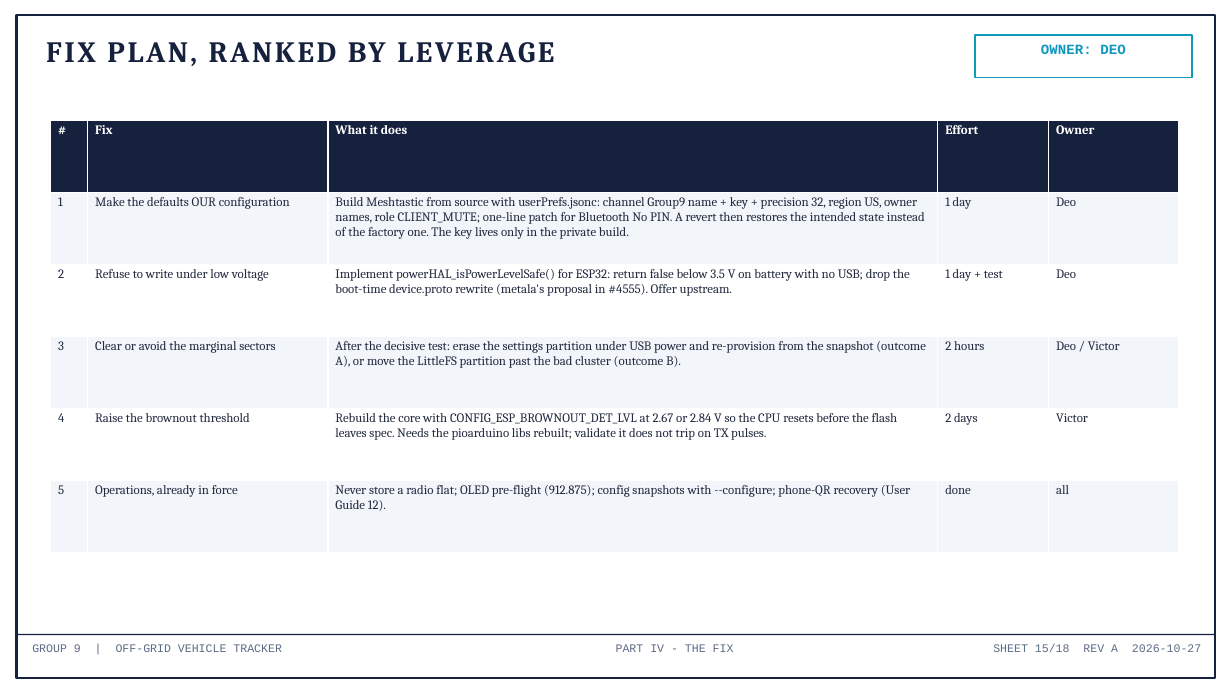
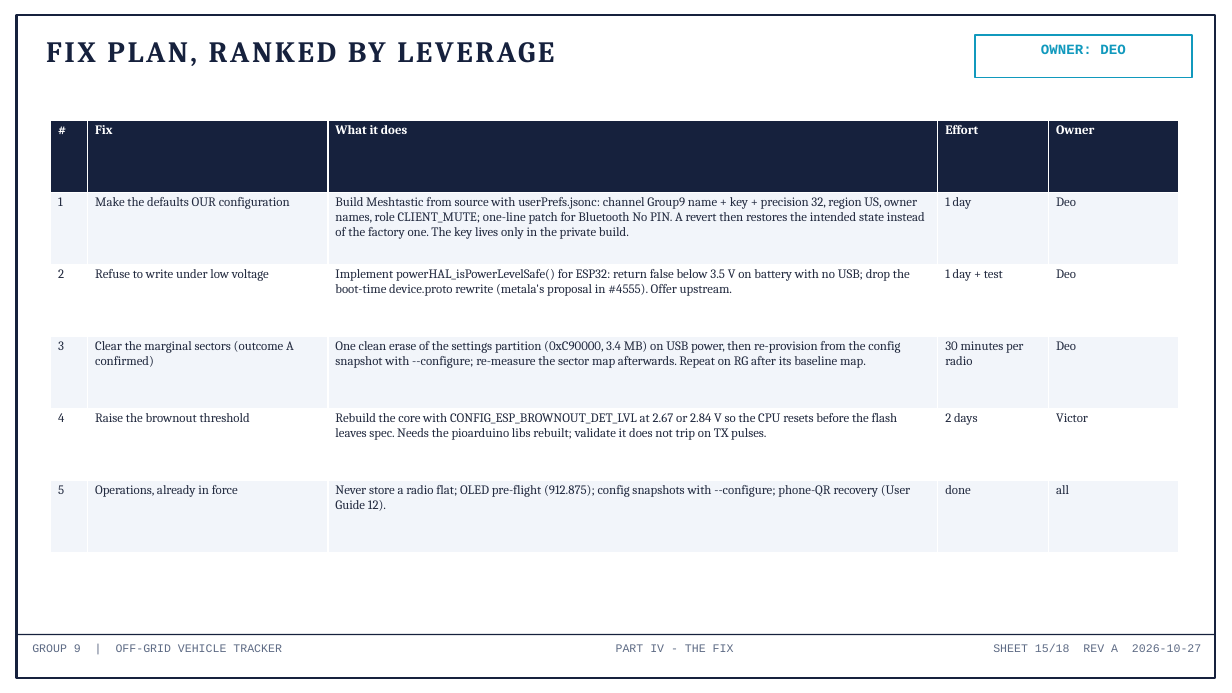
Before and after one commit to deosgracius/offgrid-vehicle-tracker, a slide deck: slide 15 of docs/presentations/Group9_ConfigLoss_RootCause.pptx. Drawn at 1232x693 pixels with LibreOffice and Linux fonts; fonts in the diff are those of the drawing. Boxes give left, top, right and bottom in pixels: in the first picture for what was removed or moved away, otherwise in the second. Text is boxed around its words. In the diff, an @@ line names an element or a change of style, - is before the commit and + after.

```diff
--- a/docs/presentations/Group9_ConfigLoss_RootCause.pptx
+++ b/docs/presentations/Group9_ConfigLoss_RootCause.pptx
@@ table at <box>51,120,1178,553</box> @@
-row 4: 3 | Clear or avoid the marginal sectors | After the decisive test: erase the settings partition under USB power and re-provision from the snapshot (outcome A), or move the LittleFS partition past the bad cluster (outcome B). | 2 hours | Deo / Victor
+row 4: 3 | Clear the marginal sectors (outcome A confirmed) | One clean erase of the settings partition (0xC90000, 3.4 MB) on USB power, then re-provision from the config snapshot with --configure; re-measure the sector map afterwards. Repeat on RG after its baseline map. | 30 minutes per radio | Deo
```
Also in this commit, not shown: 4 other slides changed, 3 other files.
